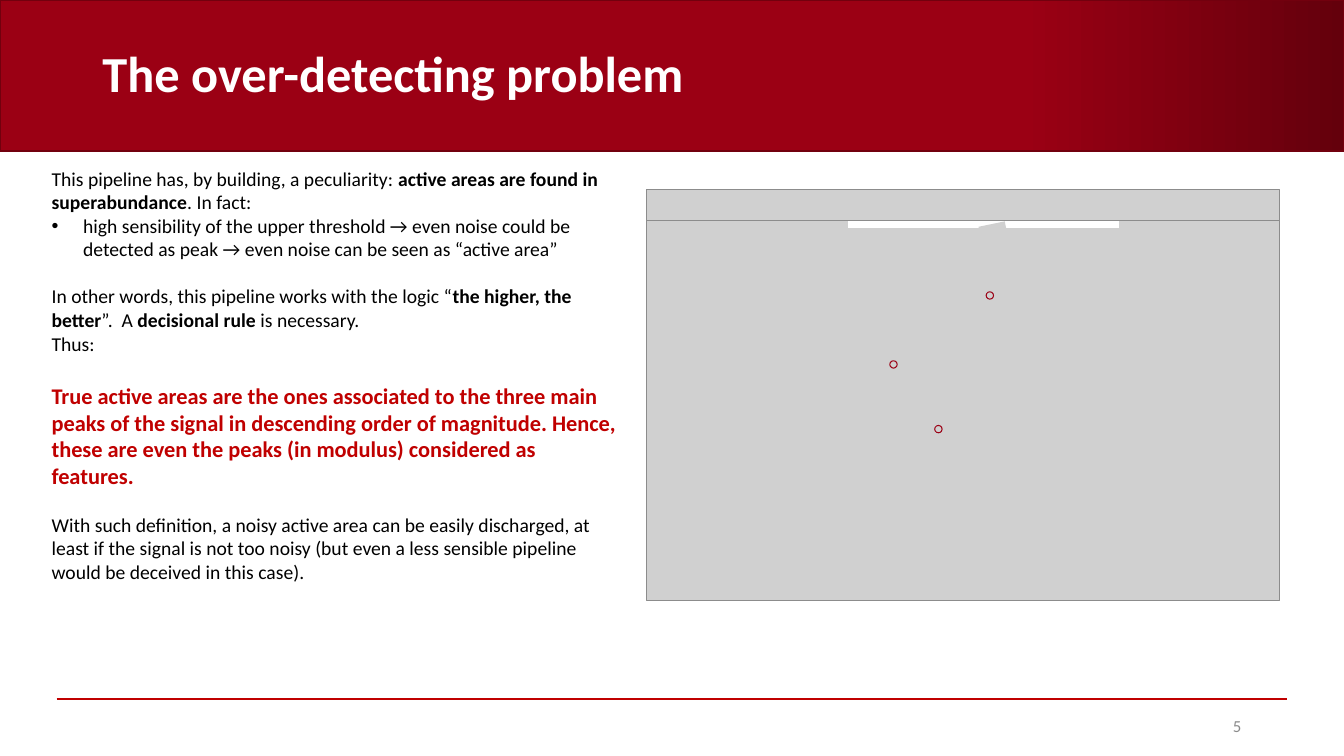
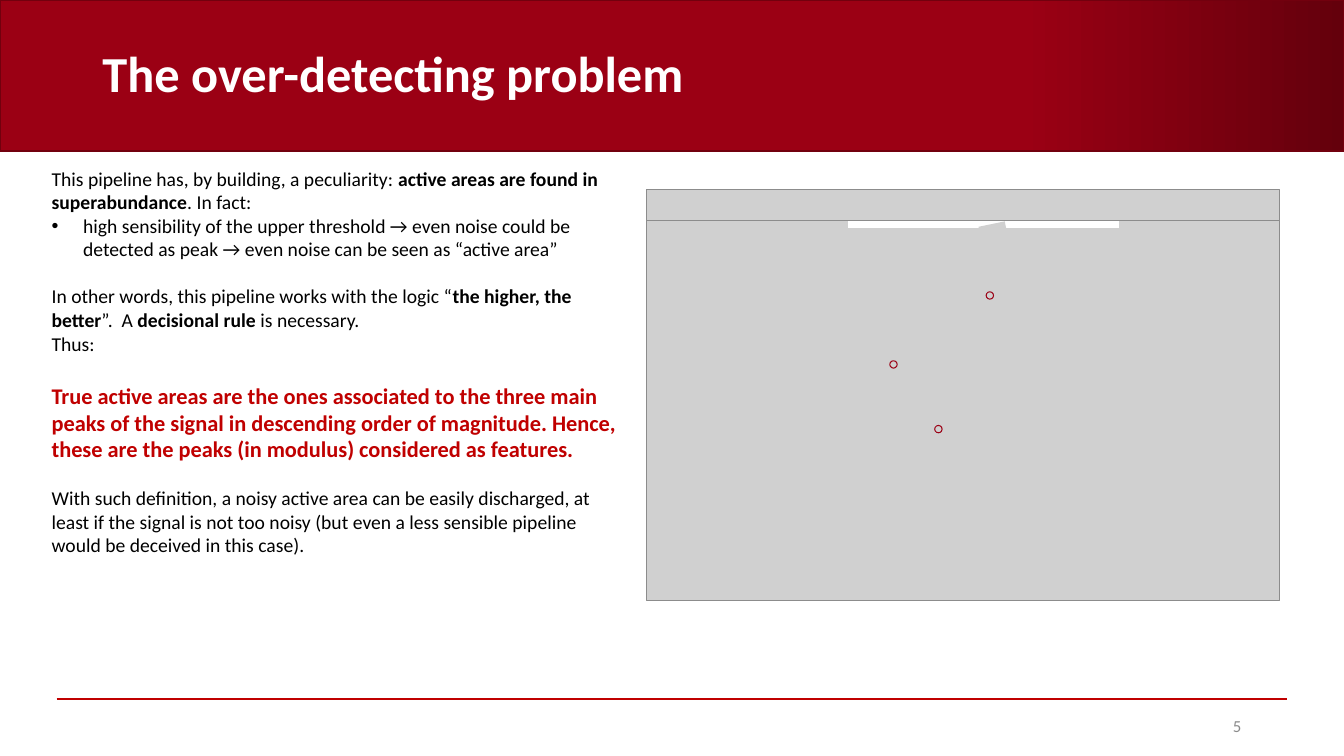
Before and after one commit to AndreaCorrado00/Tesi_magistrale_Corrado_Andrea, a slide deck: slide 5 of Documentation/9. Features and classification results V2.pptx. Drawn at 1344x756 pixels with LibreOffice and Linux fonts; fonts in the diff are those of the drawing; grey boxes stand for pictures; background and template pictures are left out. Boxes give left, top, right and bottom in pixels: in the first picture for what was removed or moved away, otherwise in the second. Text is boxed around its words. In the diff, an @@ line names an element or a change of style, - is before the commit and + after.

```diff
--- a/Documentation/9. Features and classification results V2.pptx
+++ b/Documentation/9. Features and classification results V2.pptx
@@ text at (x1=52, y1=388, x2=616, y2=461): text changed @@
-True active areas are the ones associated to the three main peaks of the signal in descending order of magnitude. Hence, these are even the peaks (in modulus) considered as features.
+True active areas are the ones associated to the three main peaks of the signal in descending order of magnitude. Hence, these are the peaks (in modulus) considered as features.
```
Also in this commit, not shown: 9 other slides changed, 1 other file.
